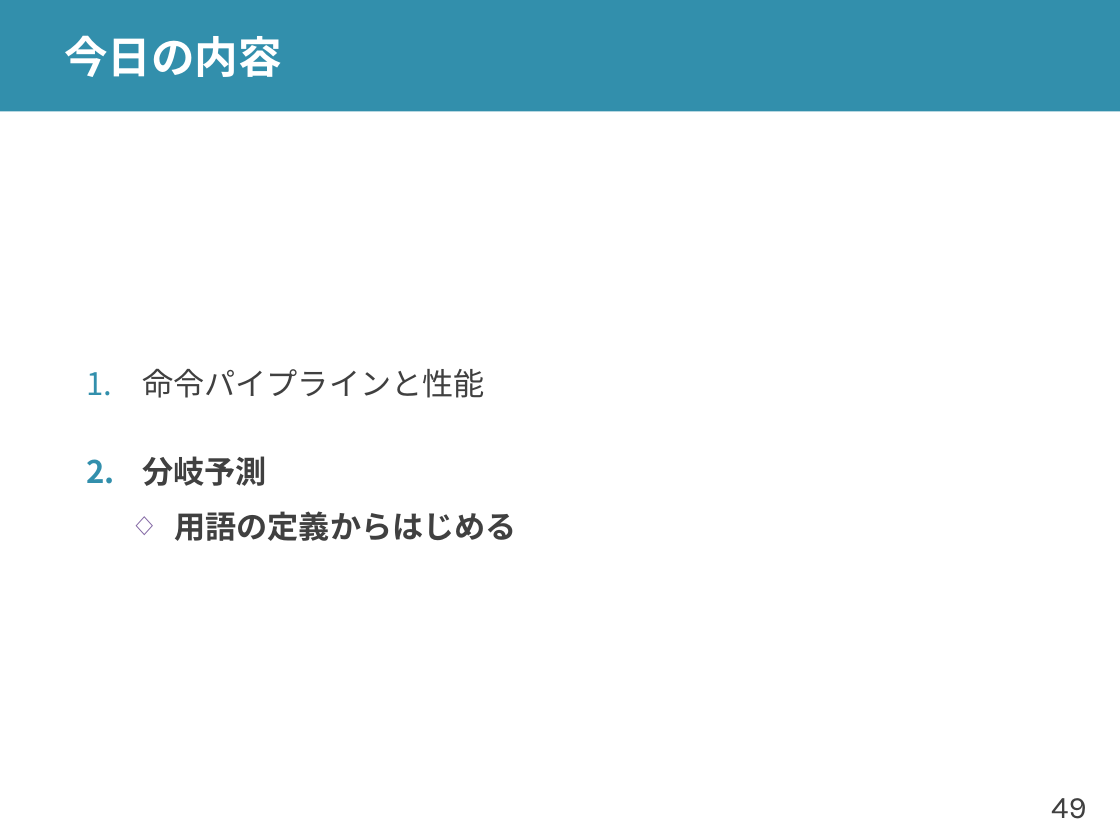
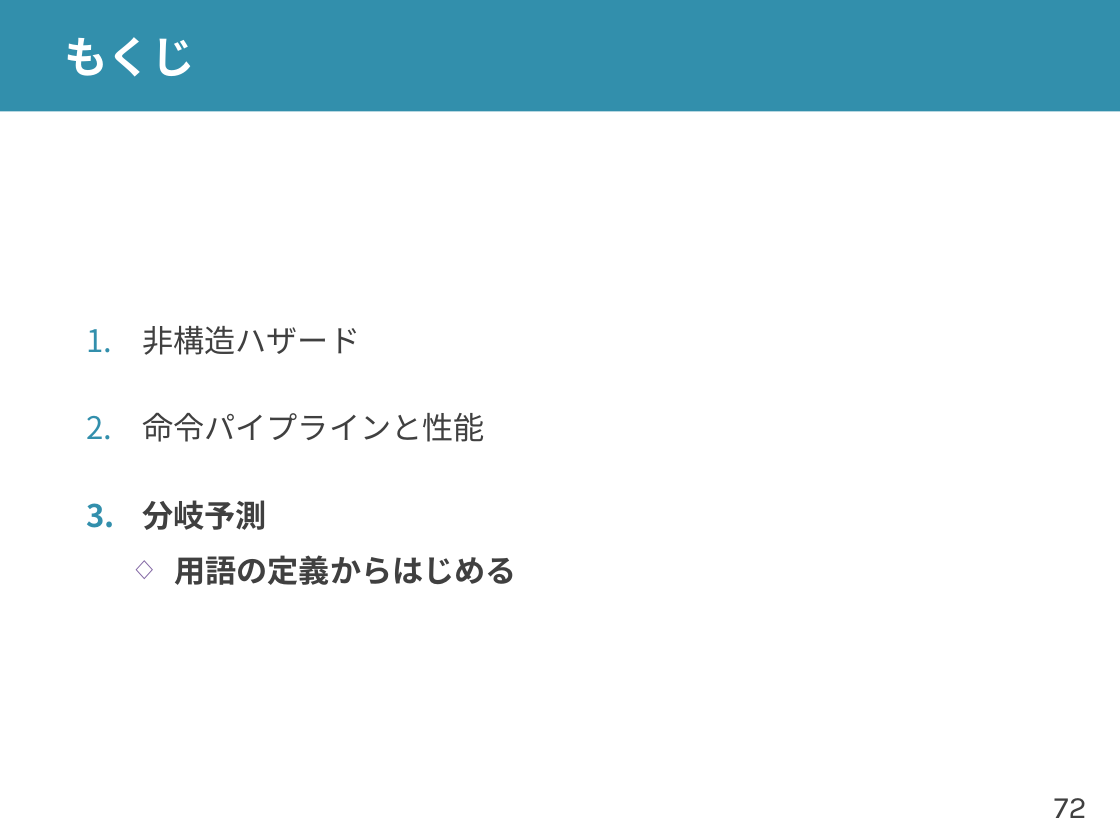
Before and after one commit to shioyadan/advanced-computer-organization, a slide deck: slide 72 of aco-shioya-05.pptx (slide 49 before the commit). Drawn at 1120x840 pixels with LibreOffice and Linux fonts; fonts in the diff are those of the drawing. Boxes give left, top, right and bottom in pixels: in the first picture for what was removed or moved away, otherwise in the second. Text is boxed around its words. In the diff, an @@ line names an element or a change of style, - is before the commit and + after.

Commit message:
第4回でおわらなかった非構造ハザードを次の回に移動

```diff
--- a/aco-shioya-05.pptx
+++ b/aco-shioya-05.pptx
@@ title at (x1=64, y1=37, x2=195, y2=77): text changed @@
-今日の内容
+もくじ
@@ text at (x1=142, y1=326, x2=360, y2=355): paragraph added @@
+1. 非構造ハザード
@@ page number at (x1=1054, y1=798, x2=1087, y2=818): text changed @@
-49
+72
```
Also in this commit, not shown: 7 other slides changed, 30 slides added, 7 slides removed, 3 other files.
